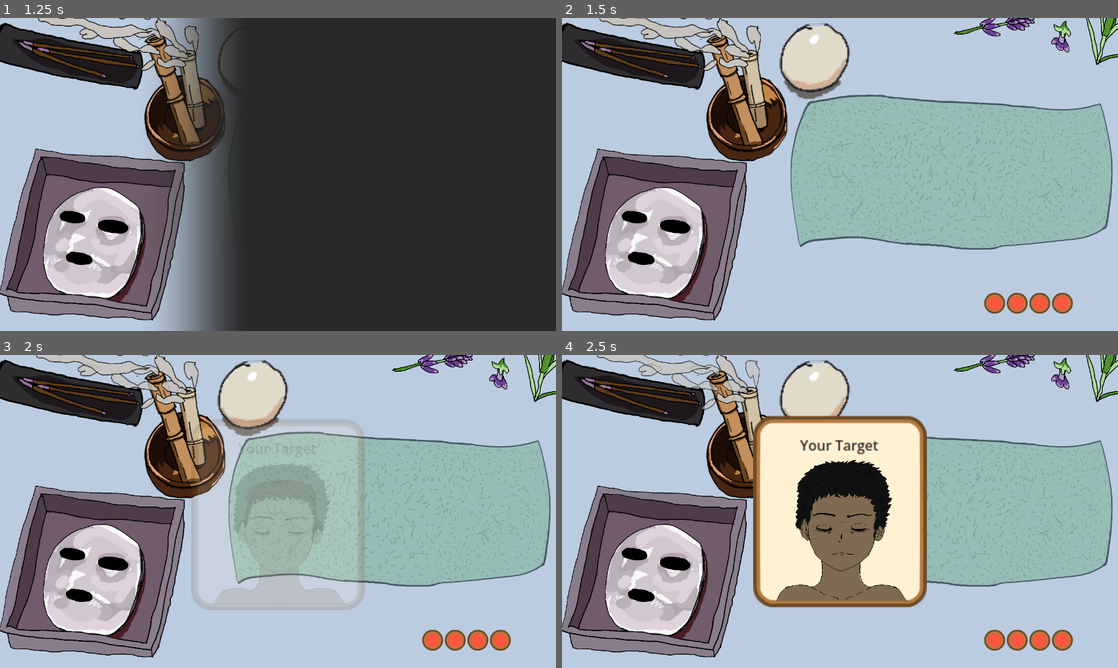
Above: before the commit, frames 1-4 (two rows, left to right).
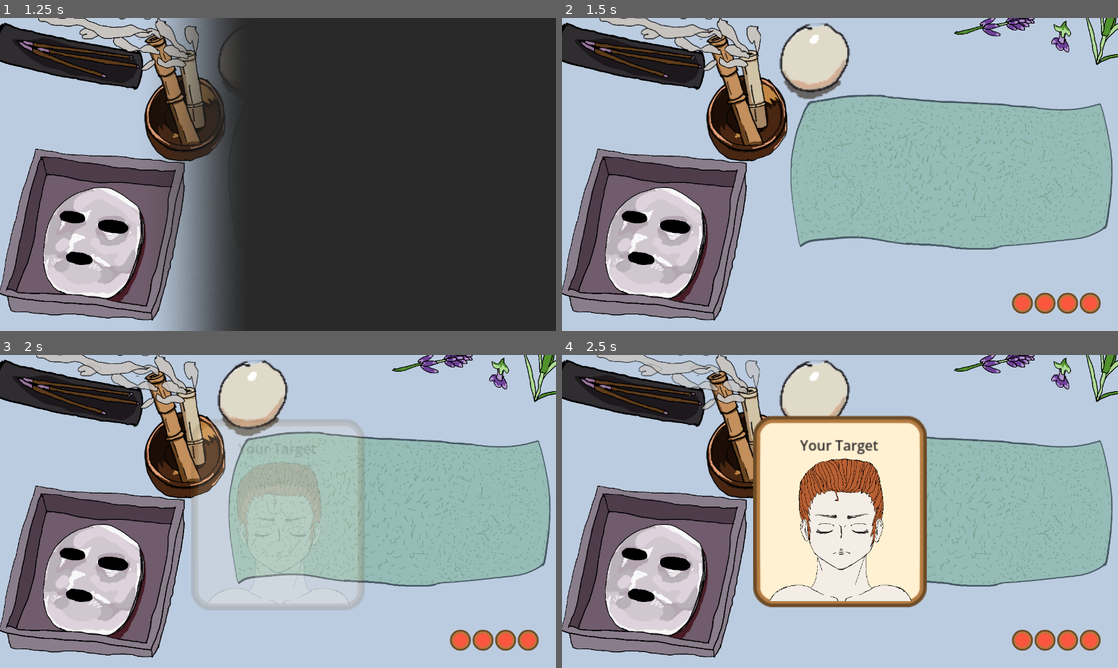
Above: after the commit, the same moments.

Repository: ericdsw/GameJam2026
Game: Godot game, scene res://Game.tscn
The game is run twice, just before and just after one commit, with the same random seed, the same clock (stepped at 60 frames per second) and the same inputs.
Inputs (mouse positions are in pixels of both pictures, inside the frame that each line leads up to):
- Up to frame 1 (1.25 s): tap Enter at 0.5 s; drag from (439, 227) to (333, 105) at 0.52 s
- Up to frame 2 (1.5 s): drag from (728, 190) to (945, 187) at 1.27 s
- Up to frame 3 (2 s): no input
- Up to frame 4 (2.5 s): move the mouse to (895, 442) at 2.02 s; click (895, 442) at 2.17 s

Frame 1 is identical in both runs. In frame 2, 1.0% of the frame differs, in the area x 75-97%, y 87-95%; in frame 3, 3.2%; in frame 4, 7.2%, in the area x 37-97%, y 32-95%.

Commit message:
Added utility labels

Diff:
--- a/Screens/FaceScreen/FaceScreen.gd
+++ b/Screens/FaceScreen/FaceScreen.gd
@@ -13,7 +13,8 @@
 
 
 @export var mask_scene: PackedScene
-@export var max_face_amount := 5
+@export var min_face_amount := 4
+@export var max_face_amount := 7
 @export var max_health := 6
 @export var regular_canvas_modulate_color := Color.WHITE
 @export var mystical_canvas_modulate_color := Color.WHITE
@@ -43,6 +44,7 @@
 @export var heartbeat_player: AudioStreamPlayer
 @export var drop_mask_player: AudioStreamPlayer
 @export var error_player: AudioStreamPlayer
+@export var drag_label: Label
 
 
 var _current_state := States.BeforeStarting
@@ -65,10 +67,12 @@
 
 func _ready() -> void:
 
+	drag_label.modulate.a = 0.0
+
 	_current_health = max_health
 	_sync_health()
 
-	_faces_to_show = face_randomizer.generate_random_face_set(max_face_amount)
+	_faces_to_show = face_randomizer.generate_random_face_set(randi_range(min_face_amount, max_face_amount))
 	_target_face = _faces_to_show[_faces_to_show.size() - 1]
 
 	jank_indicator.modulate.a = 0.0
@@ -128,6 +132,8 @@
 func _start_dragging_mask_state() -> void:
 
 	_current_state = States.DraggingMask
+
+	create_tween().tween_property(drag_label, "modulate:a", 1.0, 0.3)
 
 	var _mask : Mask = mask_scene.instantiate()
 	_mask.global_position = mask_start_position.global_position
@@ -224,6 +230,8 @@
 
 func _on_mask_dropped() -> void:
 
+	create_tween().tween_property(drag_label, "modulate:a", 0.0, 0.3)
+
 	var _success := drop_region.overlaps_drop_region(_current_mask.drop_region)
 
 	_current_state = States.EvaluatingMaskDrag
--- a/Screens/FaceScreen/FaceScreen.tscn
+++ b/Screens/FaceScreen/FaceScreen.tscn
@@ -115,7 +115,7 @@
 &"out": SubResource("Animation_ra05t")
 }
 
-[node name="FaceScreen" type="Control" unique_id=32535975 no …(382 unchanged characters)… yer", "drop_mask_player", "error_player")]
+[node name="FaceScreen" type="Control" unique_id=32535975 no …(382 unchanged characters)… yer", "drop_mask_player", "error_player", "drag_label")]
 layout_mode = 3
 anchors_preset = 15
 anchor_right = 1.0
@@ -124,7 +124,8 @@
 grow_vertical = 2
 script = ExtResource("1_35dty")
 mask_scene = ExtResource("3_ubqpy")
-max_face_amount = 2
+min_face_amount = 5
+max_face_amount = 8
 max_health = 4
 mystical_canvas_modulate_color = Color(0.88235295, 0.6784314, 1, 1)
 game_over_screen_scene_path = "uid://dsrdm8461ak6w"
@@ -150,6 +151,7 @@
 heartbeat_player = NodePath("HeartbeatPlayer")
 drop_mask_player = NodePath("DropPlayer")
 error_player = NodePath("ErrorPlayer")
+drag_label = NodePath("DragLabel")
 metadata/_edit_lock_ = true
 
 [node name="CenterContainer" type="CenterContainer" parent="." unique_id=1919199873]
@@ -224,6 +226,20 @@
 
 [node name="FaceRandomizer" parent="." unique_id=235716661 instance=ExtResource("10_dum88")]
 
+[node name="DragLabel" type="Label" parent="." unique_id=1727631610]
+layout_mode = 0
+offset_left = 183.0
+offset_top = 208.0
+offset_right = 250.0
+offset_bottom = 291.0
+theme_override_colors/font_color = Color(0.19215687, 0.18431373, 0.18431373, 1)
+theme_override_colors/font_outline_color = Color(1, 1, 1, 1)
+theme_override_constants/outline_size = 3
+theme_override_font_sizes/font_size = 29
+text = "Drag
+↓"
+horizontal_alignment = 1
+
 [node name="OminousOverlay" type="TextureRect" parent="." unique_id=650126520]
 modulate = Color(1, 1, 1, 0)
 layout_mode = 1
@@ -233,6 +249,7 @@
 grow_horizontal = 2
 grow_vertical = 2
 texture = ExtResource("15_islxt")
+metadata/_edit_lock_ = true
 
 [node name="AnimationPlayer" type="AnimationPlayer" parent="OminousOverlay" unique_id=383223796]
 libraries/ = SubResource("AnimationLibrary_81aqj")
--- a/UserInterface/Health/Health.tscn
+++ b/UserInterface/Health/Health.tscn
@@ -5,6 +5,9 @@
 [ext_resource type="Texture2D" uid="uid://vsup36oce0s1" path="res://Resources/Images/UI/HealthBar/health_empty.png" id="3_11vri"]
 
 [node name="Health" type="HBoxContainer" unique_id=957640053]
+offset_right = 250.0
+offset_bottom = 48.0
+alignment = 2
 script = ExtResource("1_vxidx")
 max_health = 4
 current_health = 4
--- a/UserInterface/JankIndictor/JankIndicator.tscn
+++ b/UserInterface/JankIndictor/JankIndicator.tscn
@@ -226,6 +226,19 @@
 [node name="AudioStreamPlayer" type="AudioStreamPlayer" parent="." unique_id=1311864875]
 stream = ExtResource("6_vmkax")
 
+[node name="Label" type="Label" parent="." unique_id=1593817607]
+offset_left = -28.0
+offset_top = 39.0
+offset_right = 38.0
+offset_bottom = 122.0
+theme_override_colors/font_color = Color(0.19215687, 0.18431373, 0.18431373, 1)
+theme_override_colors/font_outline_color = Color(1, 1, 1, 1)
+theme_override_constants/outline_size = 3
+theme_override_font_sizes/font_size = 29
+text = "↑
+Hold"
+horizontal_alignment = 1
+
 [connection signal="failed" from="StrengthIndicator" to="." method="_on_strength_indicator_failed"]
 [connection signal="success" from="StrengthIndicator" to="." method="_on_strength_indicator_success"]
 [connection signal="button_down" from="ClickDetector" to="." method="_on_click_detector_button_down"]
--- a/UserInterface/JankIndictor/StrengthIndicator/StrengthIndicator.tscn
+++ b/UserInterface/JankIndictor/StrengthIndicator/StrengthIndicator.tscn
@@ -59,6 +59,24 @@
 patch_margin_right = 6
 patch_margin_bottom = 6
 
+[node name="CenterContainer" type="CenterContainer" parent="SuccessArea" unique_id=1052698504]
+layout_mode = 1
+anchors_preset = 15
+anchor_right = 1.0
+anchor_bottom = 1.0
+offset_left = 66.5
+offset_right = 165.5
+grow_horizontal = 2
+grow_vertical = 2
+
+[node name="Label2" type="Label" parent="SuccessArea/CenterContainer" unique_id=1825979245]
+layout_mode = 2
+theme_override_colors/font_color = Color(0.19215687, 0.18431373, 0.18431373, 1)
+theme_override_colors/font_outline_color = Color(1, 1, 1, 1)
+theme_override_constants/outline_size = 3
+theme_override_font_sizes/font_size = 29
+text = "← Release"
+
 [node name="Arrow" type="TextureRect" parent="." unique_id=842101288]
 offset_left = -4.5
 offset_top = -32.0
Not shown, changed: Resources/Sounds/Music/Intro.wav.import
